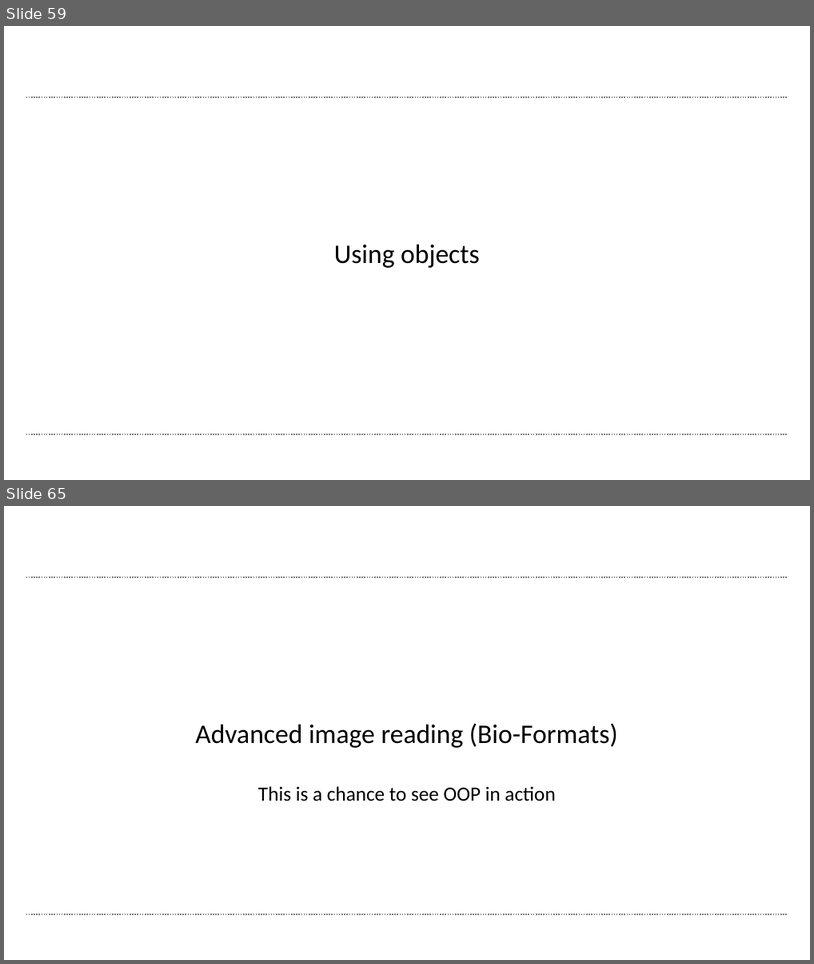
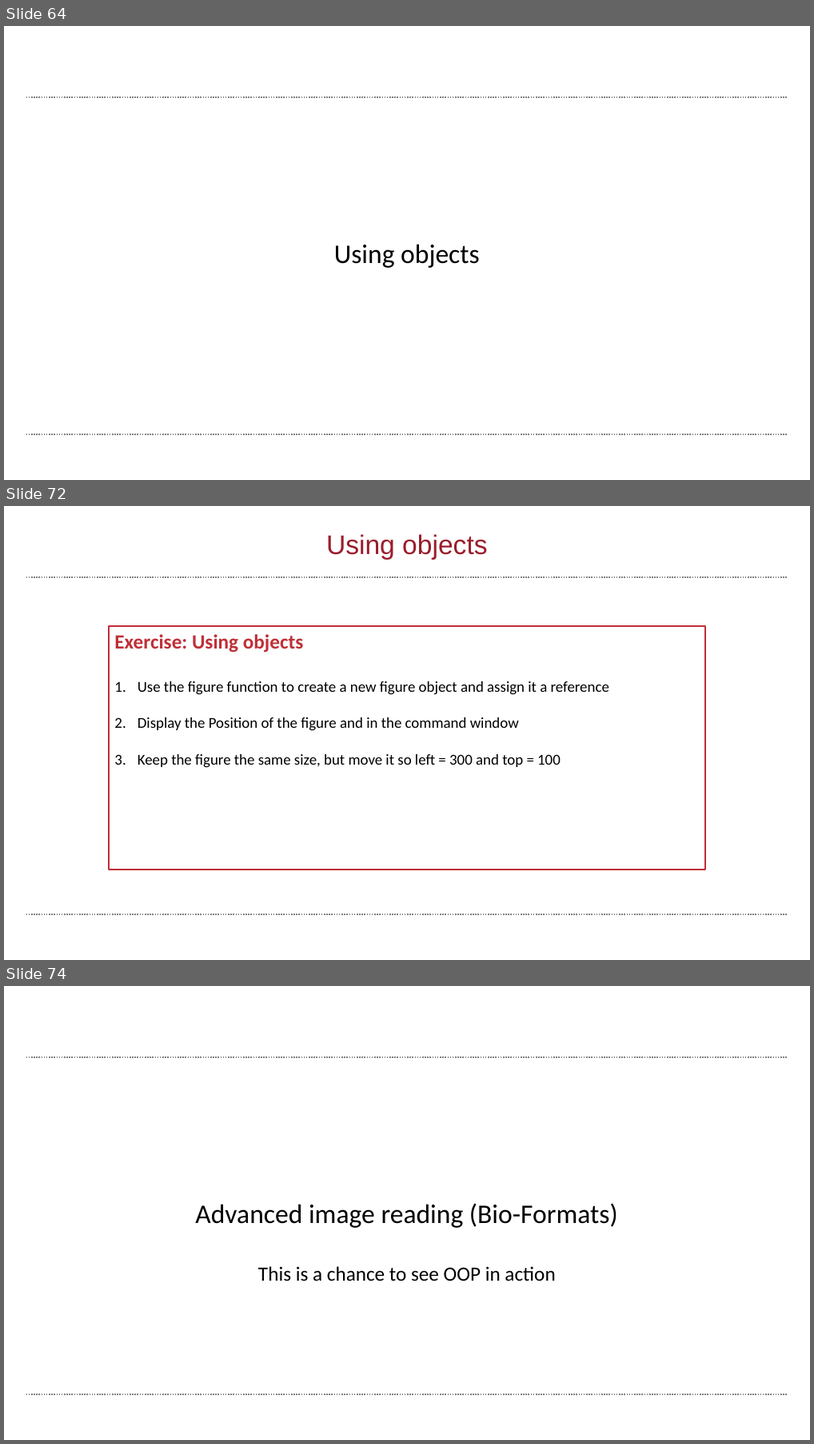
Before and after one commit to wbif-bristol/MATLAB-course, a slide deck: Session 3 - Advanced data structures/MATLAB Session 3.pptx. Shown one above the other, each under a label of ours: slides 59 and 65 before the commit, slides 64, 72 and 74 after it; the slides between them are not shown. The pictures are 814x964 and 814x1444 pixels, drawn with LibreOffice and Linux fonts; fonts in the diff are those of the drawing; background and template pictures are left out. Boxes give left, top, right and bottom in pixels: in the first picture for what was removed or moved away, otherwise in the second. Text is boxed around its words. In the diff, an @@ line names an element or a change of style, - is before the commit and + after.

Commit message:
More slide exercises for Session 3

```diff
--- a/Session 3 - Advanced data structures/MATLAB Session 3.pptx
+++ b/Session 3 - Advanced data structures/MATLAB Session 3.pptx
@@ slide 72 added at [4, 506, 810, 960], background #FFFFFF; not listed: 2 template elements that a slide beside it also shows @@
@@ title added at [326, 534, 487, 560], 32 pt, text #9A1D2B @@
+Using objects
@@ rectangle added at [109, 626, 706, 869], fill #FFFFFF, outline #BF2F37 2 pt @@
@@ text added at [114, 634, 610, 768], 18 pt, text #000000 @@
+Exercise: Using objects
+1. Use the figure function to create a new figure object and assign it a reference
+2. Display the Position of the figure and in the command window
+3. Keep the figure the same size, but move it so left = 300 and top = 100
@@ what was slide 59 is now slide 64 @@
@@ what was slide 65 is now slide 74 @@
```
Also in this commit, not shown: 5 slides changed, 9 other slides added, 1 slide removed, 2 other files.
